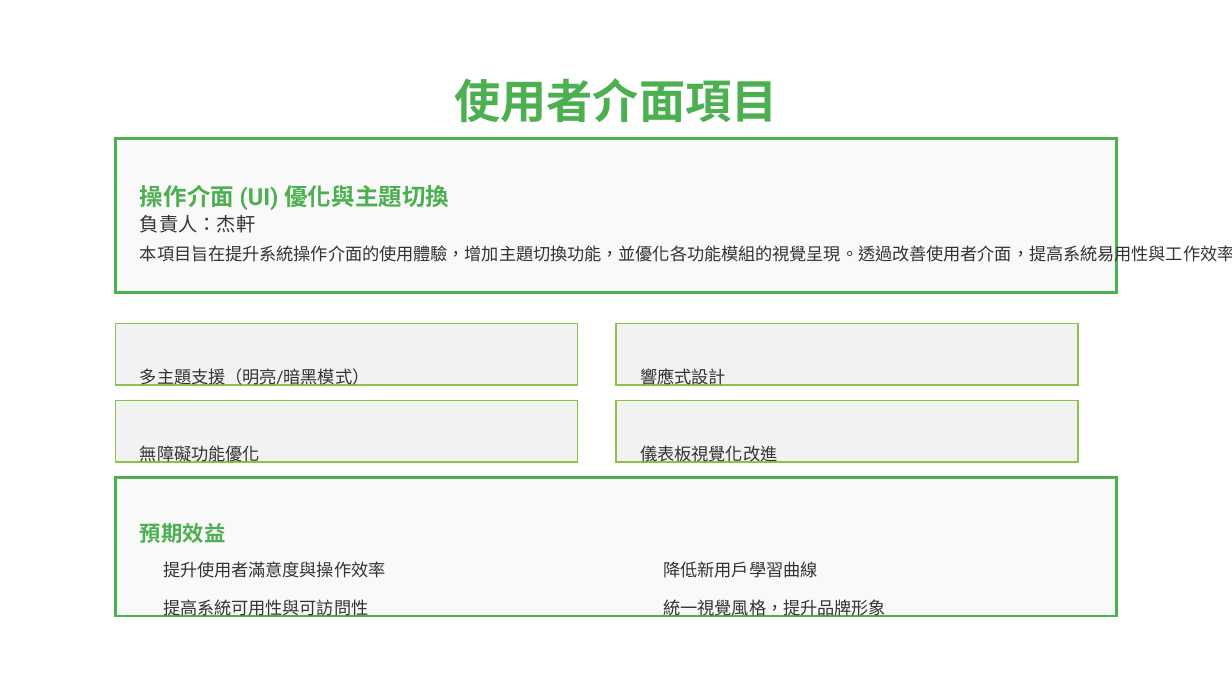
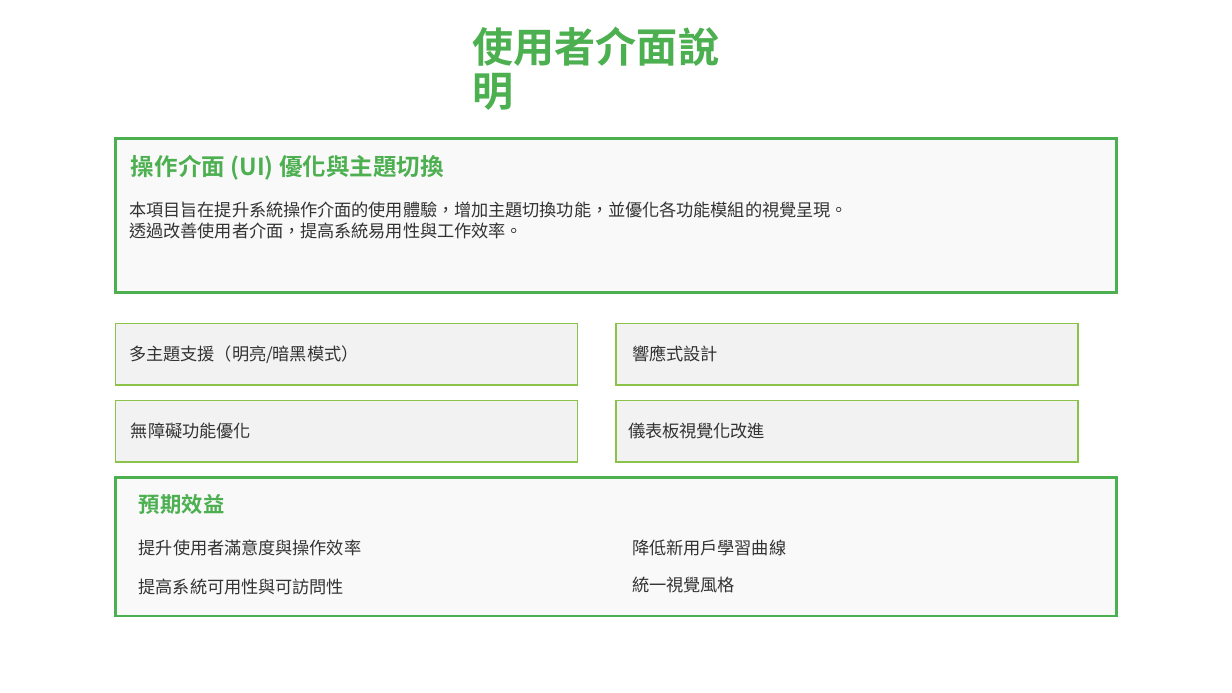
Before and after one commit to xiaLotus/difficult_point_exe, a slide deck: slide 13 of 中控警醒.pptx (slide 11 before the commit). Drawn at 1232x693 pixels with LibreOffice and Linux fonts; fonts in the diff are those of the drawing. Boxes give left, top, right and bottom in pixels: in the first picture for what was removed or moved away, otherwise in the second. Text is boxed around its words. In the diff, an @@ line names an element or a change of style, - is before the commit and + after.

```diff
--- a/中控警醒.pptx
+++ b/中控警醒.pptx
@@ text added at box(473, 27, 719, 110), 32 pt, text #4CAF50, bold @@
+使用者介面說明
@@ title removed at box(454, 78, 777, 123) @@
-使用者介面項目
@@ text "操作介面 (UI) 優化與主題切換": place and size @@
-text "操作介面 (UI) 優化與主題切換" at box(140, 185, 449, 210)
+text "操作介面 (UI) 優化與主題切換" at box(131, 155, 444, 180)
@@ text at box(129, 201, 847, 239): text changed; font Roboto to Noto Sans CJK JP @@
-本項目旨在提升系統操作介面的使用體驗，增加主題切換功能，並優化各功能模組的視覺呈現。透過改善使用者介面，提高系統易用性與工作效率。
+本項目旨在提升系統操作介面的使用體驗，增加主題切換功能，並優化各功能模組的視覺呈現。
+透過改善使用者介面，提高系統易用性與工作效率。
@@ text removed at box(140, 215, 255, 233) @@
-負責人：杰軒
@@ text "多主題支援（明亮/暗黑模式）": place and size @@
-text "多主題支援（明亮/暗黑模式）" at box(140, 368, 369, 386)
+text "多主題支援（明亮/暗黑模式）" at box(129, 345, 358, 363)
@@ text "響應式設計": place and size @@
-text "響應式設計" at box(641, 368, 727, 386)
+text "響應式設計" at box(632, 345, 718, 362)
@@ text "無障礙功能優化": place and size @@
-text "無障礙功能優化" at box(140, 445, 260, 463)
+text "無障礙功能優化" at box(131, 422, 251, 439)
@@ text "儀表板視覺化改進": place and size @@
-text "儀表板視覺化改進" at box(641, 445, 778, 463)
+text "儀表板視覺化改進" at box(628, 422, 765, 439)
@@ text "提升使用者滿意度與操作效率": place and size @@
-text "提升使用者滿意度與操作效率" at box(163, 561, 385, 578)
+text "提升使用者滿意度與操作效率" at box(139, 539, 361, 556)
@@ font Roboto to Noto Sans CJK JP in 9 elements at box(129, 345, 358, 363), box(131, 155, 444, 180), box(628, 422, 765, 439), box(131, 422, 251, 439), box(139, 578, 344, 595), box(139, 539, 361, 556), box(632, 345, 718, 362), box(139, 494, 225, 514), box(632, 539, 786, 556) @@
@@ text "降低新用戶學習曲線": place and size @@
-text "降低新用戶學習曲線" at box(664, 561, 818, 578)
+text "降低新用戶學習曲線" at box(632, 539, 786, 556)
@@ text "提高系統可用性與可訪問性": place and size @@
-text "提高系統可用性與可訪問性" at box(163, 599, 368, 617)
+text "提高系統可用性與可訪問性" at box(139, 578, 344, 595)
@@ text at box(632, 576, 735, 593): text changed; font Roboto to Noto Sans CJK JP @@
-統一視覺風格，提升品牌形象
+統一視覺風格
```
Also in this commit, not shown: 4 other slides changed, 2 slides added, 1 slide removed.
